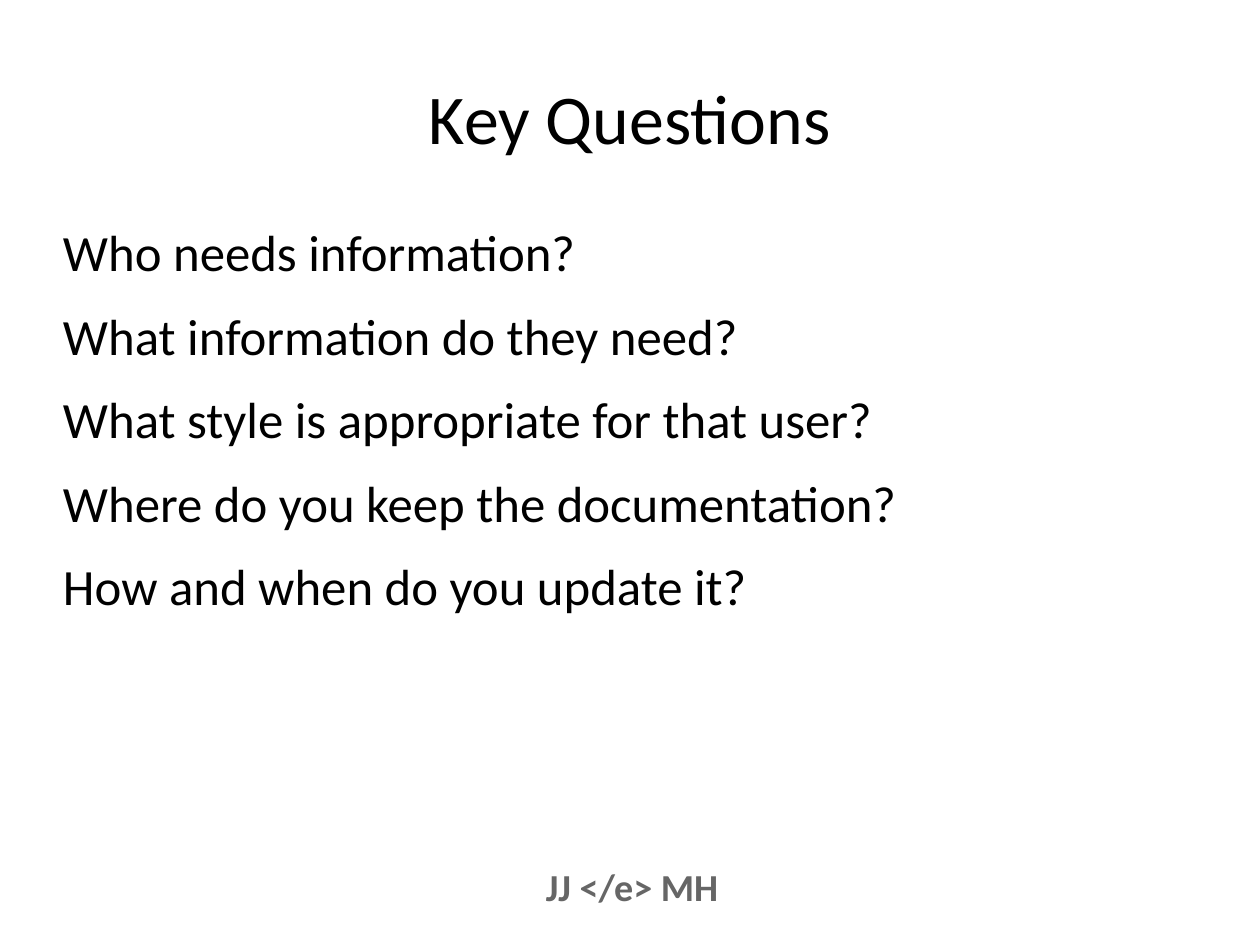
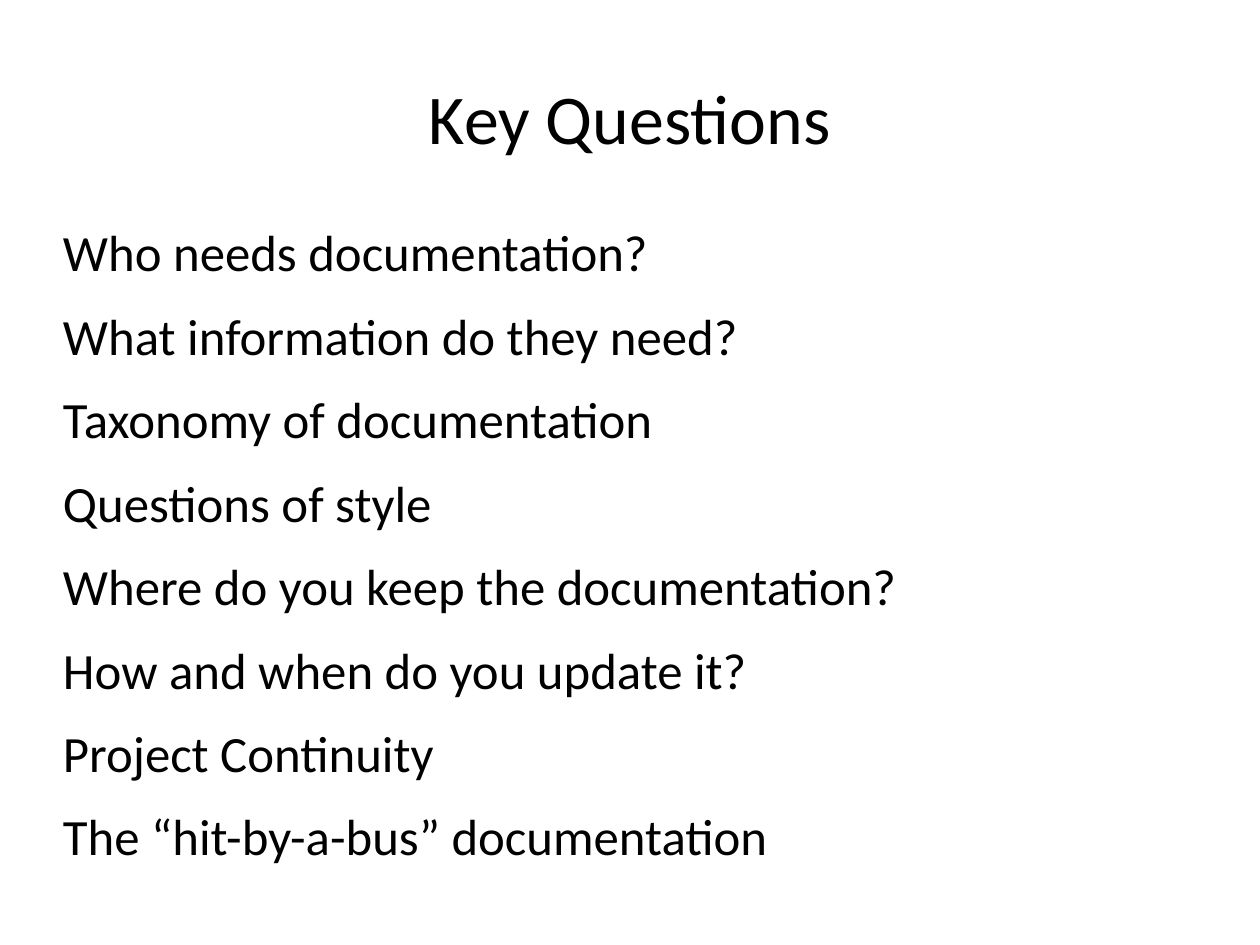
Before and after one commit to projectEndings/Endings, a slide deck: slide 5 of presentations/dhsi2019/documentation.odp (slide 4 before the commit). Drawn at 1260x945 pixels with LibreOffice and Linux fonts; fonts in the diff are those of the drawing. Boxes give left, top, right and bottom in pixels: in the first picture for what was removed or moved away, otherwise in the second. Text is boxed around its words. In the diff, an @@ line names an element or a change of style, - is before the commit and + after.

Commit message:
Updated documentation slides

```diff
--- a/presentations/dhsi2019/documentation.odp
+++ b/presentations/dhsi2019/documentation.odp
@@ text at [63,235,647,272]: text changed @@
-Who needs information?
+Who needs documentation?
@@ text at [63,402,652,531]: text changed @@
-What style is appropriate for that user?
+Taxonomy of documentation
+Questions of style
@@ text at [63,737,768,864]: paragraphs added @@
+Project Continuity
+The “hit-by-a-bus” documentation
@@ text removed at [546,874,718,903] @@
-JJ </e> MH
```
Also in this commit, not shown: 10 other slides changed, 23 slides added, 10 slides removed.
